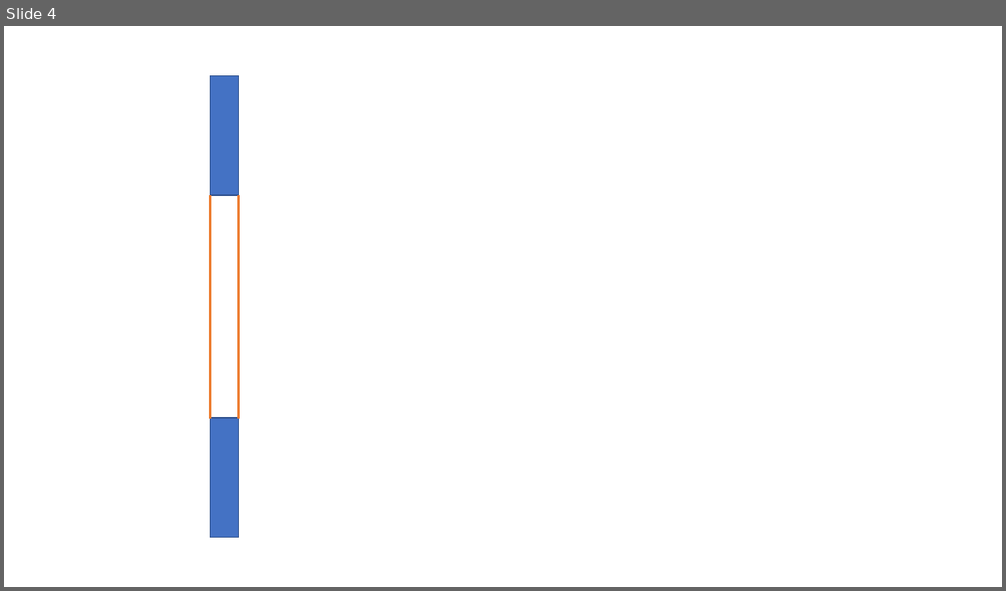
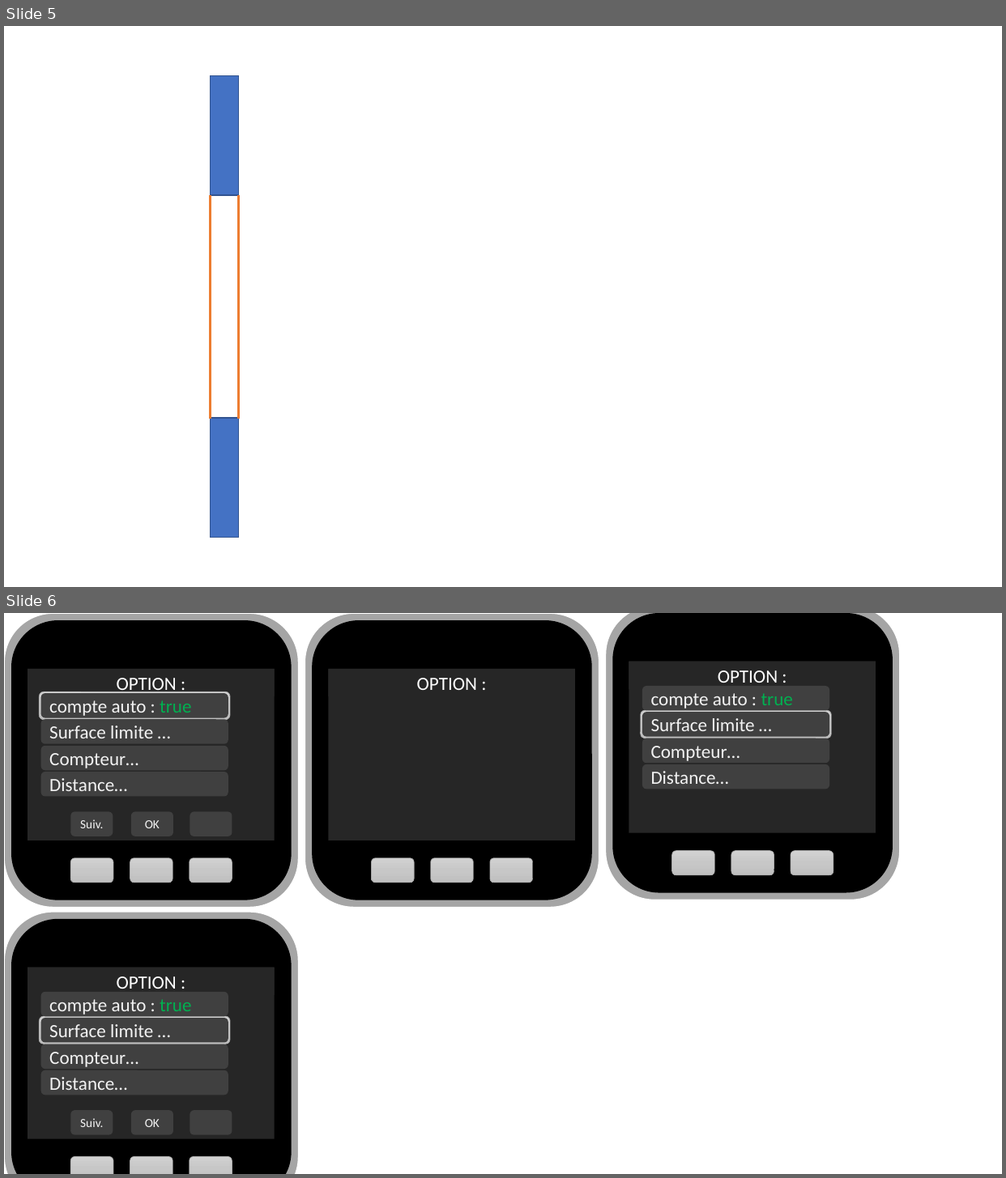
Before and after one commit to ltombak/Mini-projet_compteur, a slide deck: Image/MontageBuild.pptx. Shown one above the other, each under a label of ours: slide 4 before the commit, slides 5 and 6 after it. The pictures are 1006x591 and 1006x1178 pixels, drawn with LibreOffice and Linux fonts; fonts in the diff are those of the drawing. Boxes give left, top, right and bottom in pixels: in the first picture for what was removed or moved away, otherwise in the second. Text is boxed around its words. In the diff, an @@ line names an element or a change of style, - is before the commit and + after.

```diff
--- a/Image/MontageBuild.pptx
+++ b/Image/MontageBuild.pptx
@@ slide 6 added at [4, 613, 1002, 1174], background #FFFFFF @@
@@ group added at [4, 613, 299, 908]: 5 rounded rectangles, 1 rectangle @@
@@ rectangle added at [28, 668, 275, 696], fill #262626, 18 pt, text #FFFFFF @@
+OPTION :
@@ group added at [305, 613, 600, 908]: 5 rounded rectangles, 1 rectangle @@
@@ rectangle added at [328, 668, 575, 696], fill #262626, 18 pt, text #FFFFFF @@
+OPTION :
@@ group added at [605, 613, 900, 901]: 5 rounded rectangles, 1 rectangle @@
@@ rectangle added at [629, 662, 876, 689], fill #262626, 18 pt, text #FFFFFF @@
+OPTION :
@@ rounded rectangle added at [39, 692, 230, 719], fill gradient #D2D2D2 to #C8C8C8 to #C0C0C0, outline #A5A5A5 0.5 pt @@
@@ rounded rectangle added at [40, 693, 228, 717], fill #404040, 18 pt, text #F2F2F2 @@
+compte auto : true
@@ rounded rectangle added at [642, 686, 829, 710], fill #404040, 18 pt, text #F2F2F2 @@
+compte auto : true
@@ text added at [49, 726, 153, 739], 18 pt, text #F2F2F2 @@
+Surface limite …
@@ rounded rectangle added at [641, 710, 831, 738], fill gradient #D2D2D2 to #C8C8C8 to #C0C0C0, outline #A5A5A5 0.5 pt @@
@@ text added at [651, 718, 754, 737], 18 pt, text #F2F2F2 @@
+Surface limite …
@@ text added at [49, 753, 138, 769], 18 pt, text #F2F2F2 @@
+Compteur…
@@ text added at [651, 746, 740, 761], 18 pt, text #F2F2F2 @@
+Compteur…
@@ rounded rectangle added at [40, 772, 228, 796], fill #404040, 18 pt, text #F2F2F2 @@
+Distance…
@@ rounded rectangle added at [642, 764, 829, 789], fill #404040, 18 pt, text #F2F2F2 @@
+Distance…
@@ rounded rectangle added at [70, 812, 113, 837], fill #404040, 12 pt, text #F2F2F2 @@
+Suiv.
@@ rounded rectangle added at [131, 812, 173, 837], fill #404040, 12 pt, text #F2F2F2 @@
+OK
@@ rounded rectangle added at [189, 812, 232, 837], fill #404040 @@
@@ group added at [4, 912, 299, 1174]: 5 rounded rectangles, 1 rectangle @@
@@ rectangle added at [28, 968, 275, 995], fill #262626, 18 pt, text #FFFFFF @@
+OPTION :
@@ rounded rectangle added at [40, 992, 228, 1016], fill #404040, 18 pt, text #F2F2F2 @@
+compte auto : true
@@ rounded rectangle added at [39, 1016, 230, 1044], fill gradient #D2D2D2 to #C8C8C8 to #C0C0C0, outline #A5A5A5 0.5 pt @@
@@ text added at [49, 1024, 153, 1043], 18 pt, text #F2F2F2 @@
+Surface limite …
@@ rounded rectangle added at [40, 1071, 228, 1095], fill #404040, 18 pt, text #F2F2F2 @@
+Distance…
@@ text added at [49, 1052, 138, 1067], 18 pt, text #F2F2F2 @@
+Compteur…
@@ rounded rectangle added at [70, 1111, 113, 1135], fill #404040, 12 pt, text #F2F2F2 @@
+Suiv.
@@ rounded rectangle added at [131, 1111, 173, 1135], fill #404040, 12 pt, text #F2F2F2 @@
+OK
@@ rounded rectangle added at [189, 1111, 232, 1135], fill #404040 @@
@@ what was slide 4 is now slide 5 @@
```
Also in this commit, not shown: 1 other slide added, 7 other files.
